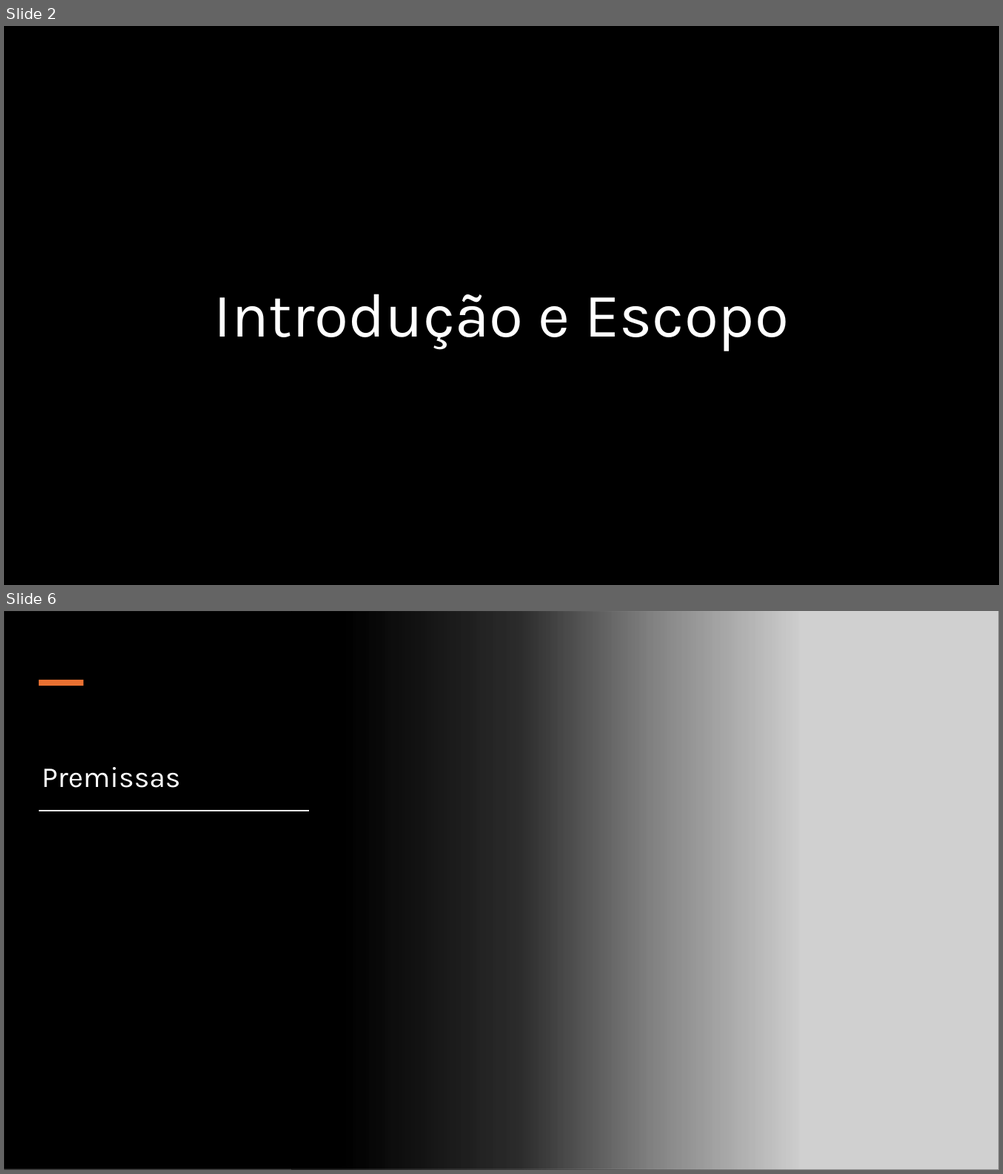
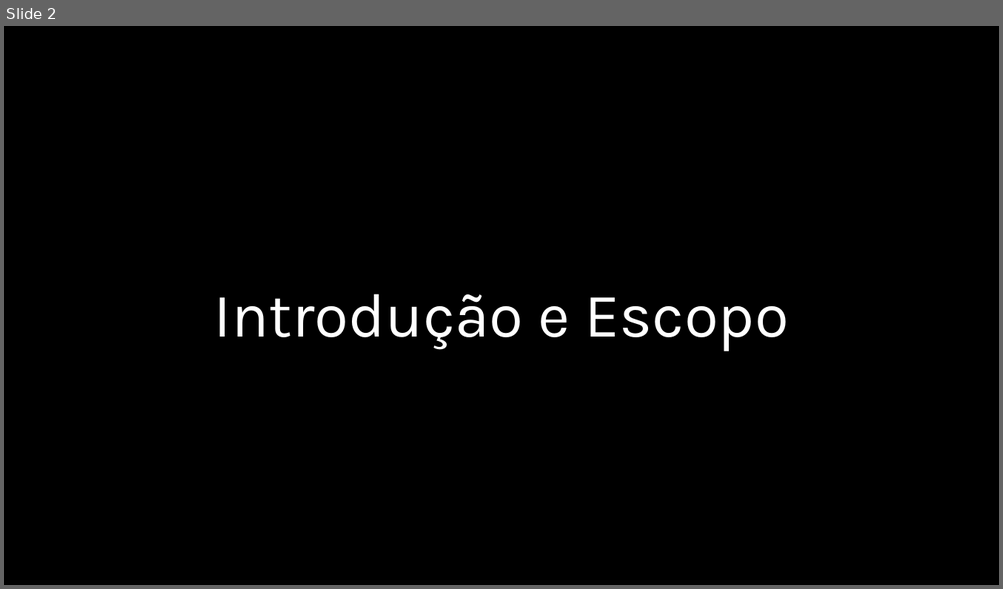
Before and after one commit to DeyvedAntonio/legal_analytics, a slide deck: 05_Documentacao/01_Power_point/Otimização de Custos de Ações Judiciais.pptx. Shown one above the other, each under a label of ours: slides 2 and 6 before the commit, slide 2 after it; the slides between them are not shown. The pictures are 1003x1174 and 1003x589 pixels, drawn with LibreOffice and Linux fonts; fonts in the diff are those of the drawing; grey boxes stand for pictures; background and template pictures are left out. Boxes give left, top, right and bottom in pixels: in the first picture for what was removed or moved away, otherwise in the second. Text is boxed around its words. In the diff, an @@ line names an element or a change of style, - is before the commit and + after.

```diff
--- a/05_Documentacao/01_Power_point/Otimização de Custos de Ações Judiciais.pptx
+++ b/05_Documentacao/01_Power_point/Otimização de Custos de Ações Judiciais.pptx
@@ slide 6 removed at [4, 611, 999, 1170], background #FFFFFF @@
@@ rectangle removed at [4, 611, 800, 1170] @@
@@ picture removed at [291, 611, 999, 1170] @@
@@ rectangle removed at [38, 680, 83, 686] @@
@@ title removed at [42, 767, 180, 788] @@
-Premissas
@@ rectangle removed at [39, 810, 308, 811] @@
```
Also in this commit, not shown: 6 slides changed, 6 slides added, 1 other file.
